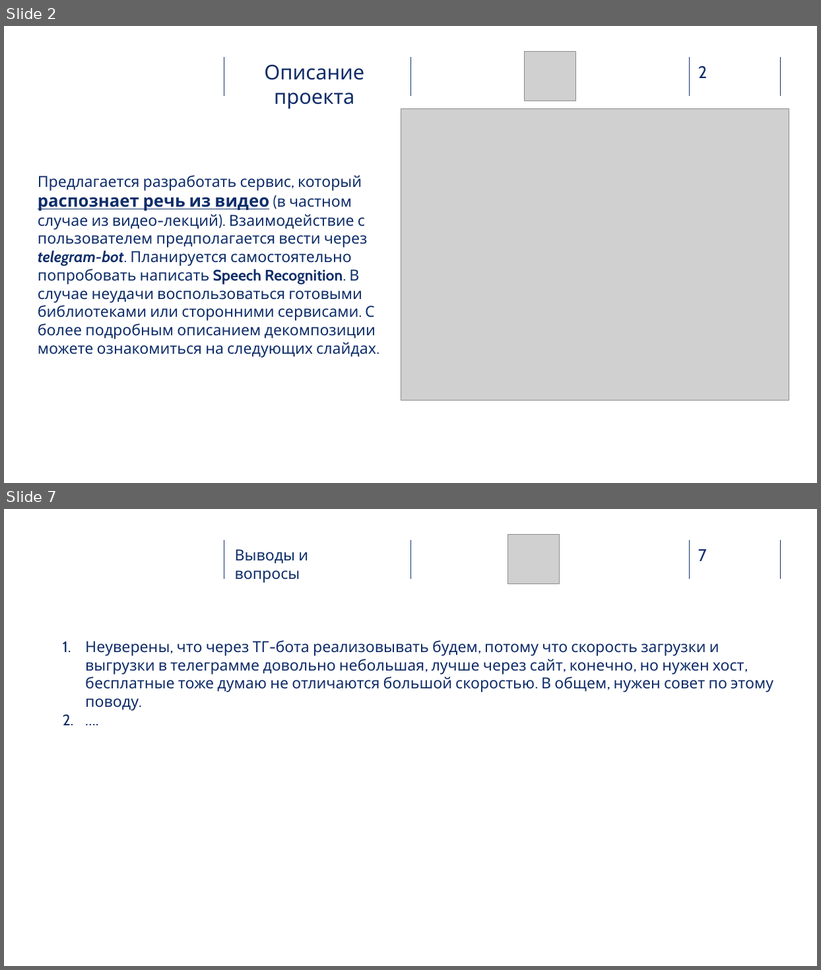
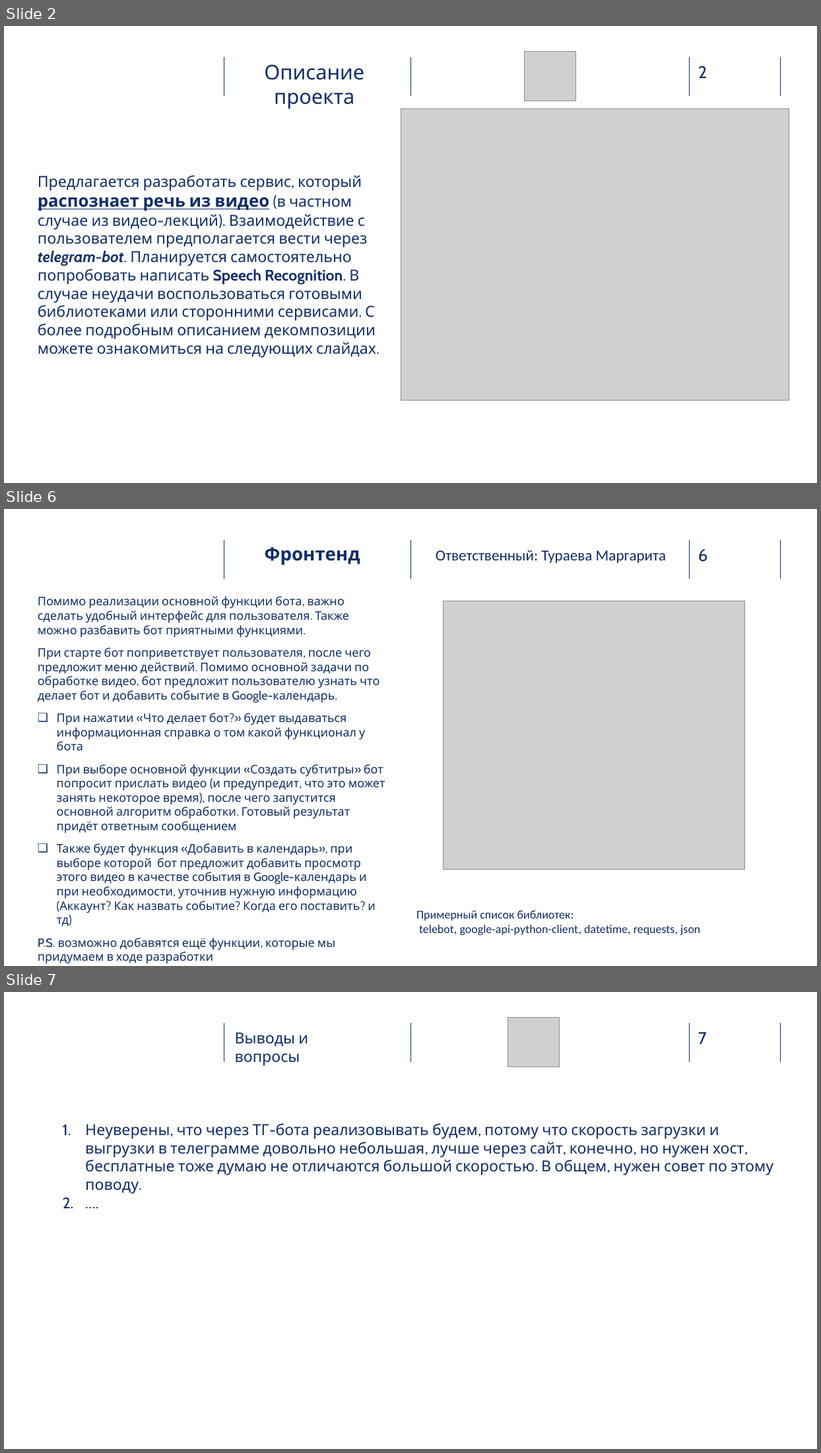
Before and after one commit to uandr/PyProject_get_subtitles, a slide deck: Python_Project_subtitles.pptx. Shown one above the other, each under a label of ours: slides 2 and 7 before the commit, slides 2, 6 and 7 after it; the slides between them are not shown. The pictures are 821x970 and 821x1453 pixels, drawn with LibreOffice and Linux fonts; fonts in the diff are those of the drawing; grey boxes stand for pictures; background and template pictures are left out. Boxes give left, top, right and bottom in pixels: in the first picture for what was removed or moved away, otherwise in the second. Text is boxed around its words. In the diff, an @@ line names an element or a change of style, - is before the commit and + after.

```diff
--- a/Python_Project_subtitles.pptx
+++ b/Python_Project_subtitles.pptx
@@ slide 6 added at [4, 509, 817, 966], background picture (left out); not listed: 5 template elements that a slide beside it also shows @@
@@ title added at [265, 547, 360, 565], 21.6 pt, text #0F2C68, bold @@
+Фронтенд
@@ text added at [436, 550, 666, 563], 18 pt, text #0F2C68 @@
+Ответственный: Тураева Маргарита
@@ text added at [38, 596, 385, 914], 14 pt, text #0E2D69 @@
+Помимо реализации основной функции бота, важно сделать удобный интерфейс для пользователя. Также можно разбавить бот приятными функциями.
+При старте бот поприветствует пользователя, после чего предложит меню действий. Помимо основной задачи по обработке видео, бот предложит пользователю узнать что делает бот и добавить событие в Google-календарь.
+❑ При нажатии «Что делает бот?» будет выдаваться информационная справка о том какой функционал у бота
+❑ При выборе основной функции «Создать субтитры» бот попросит прислать видео (и предупредит, что это может занять некоторое время), после чего запустится основной алгоритм обработки. Готовый результат придёт ответным сообщением
+❑ Также будет функция «Добавить в календарь», при выборе которой бот предложит добавить просмотр этого видео в качестве события в Google-календарь и при необходимости, уточнив нужную информацию (Аккаунт? Как назвать событие? Когда его поставить? и тд)
+P.S. возможно добавятся ещё функции, которые мы придумаем в ходе разработки
@@ picture added at [443, 601, 745, 870] @@
@@ text added at [416, 910, 700, 935], 14 pt, text #0F2C68 @@
+Примерный список библиотек:
+telebot, google-api-python-client, datetime, requests, json
```
Also in this commit, not shown: 3 slides changed, 2 slides removed.
